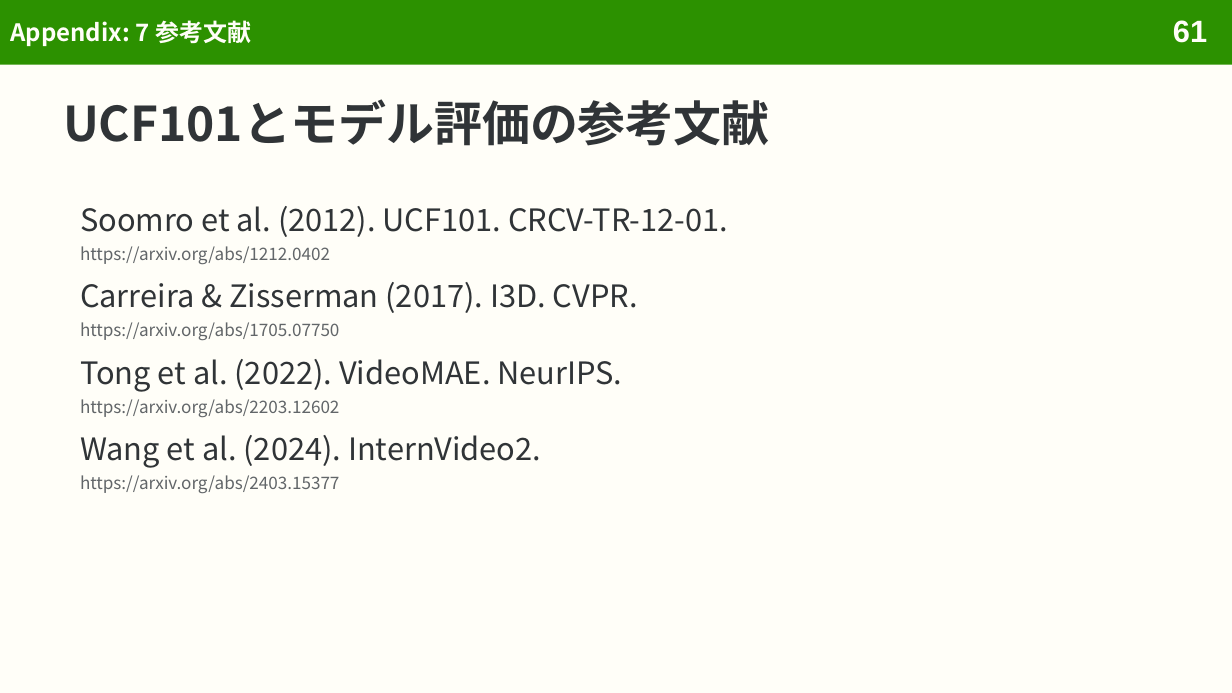
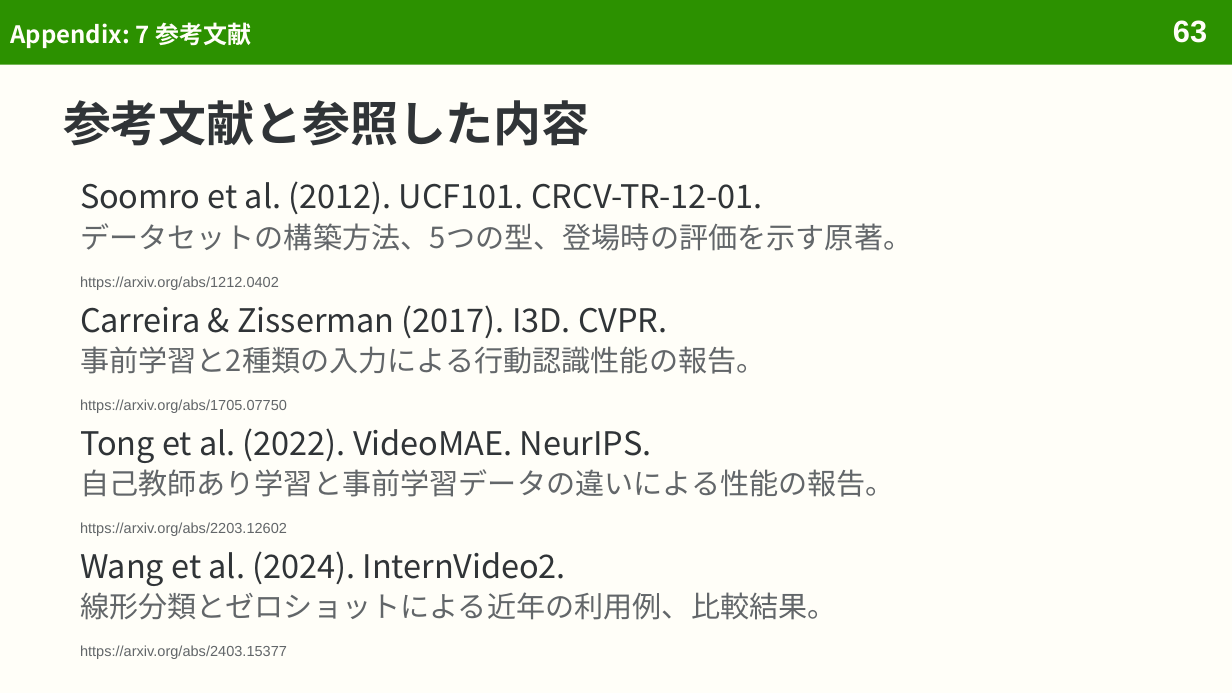
Before and after one commit to sasakiy84/datasets-in-10-minutes, a slide deck: slide 63 of slides/datasets-in-10-minutes-ucf101.pptx (slide 61 before the commit). Drawn at 1232x693 pixels with LibreOffice and Linux fonts; fonts in the diff are those of the drawing. Boxes give left, top, right and bottom in pixels: in the first picture for what was removed or moved away, otherwise in the second. Text is boxed around its words. In the diff, an @@ line names an element or a change of style, - is before the commit and + after.

```diff
--- a/slides/datasets-in-10-minutes-ucf101.pptx
+++ b/slides/datasets-in-10-minutes-ucf101.pptx
@@ title "Appendix: 7 参考文献" at box(10, 22, 251, 48): line spacing 1 to 1.1 @@
@@ page number at box(1173, 20, 1207, 43): text changed @@
-61
+63
@@ title at box(63, 100, 589, 146): text changed @@
-UCF101とモデル評価の参考文献
+参考文献と参照した内容
@@ text "Soomro et al. (2012). UCF101. ...": place and size @@
-text "Soomro et al. (2012). UCF101. ..." at box(80, 206, 728, 237)
+text "Soomro et al. (2012). UCF101. ..." at box(80, 181, 763, 214)
@@ text "Soomro et al. (2012). UCF101. ..." at box(80, 181, 763, 214): size 18 to 19 pt; more space between paragraphs @@
@@ text added at box(80, 223, 912, 251), 17 pt, text #626669 @@
+データセットの構築方法、5つの型、登場時の評価を示す原著。
@@ text "Carreira & Zisserman (2017). I3D. ..." at box(80, 305, 667, 338): size 18 to 19 pt; more space between paragraphs @@
@@ text "Carreira & Zisserman (2017). I3D. ...": place and size @@
-text "Carreira & Zisserman (2017). I3D. ..." at box(80, 282, 638, 313)
+text "Carreira & Zisserman (2017). I3D. ..." at box(80, 305, 667, 338)
@@ text "https://arxiv.org/abs/1212.0402": place and size @@
-text "https://arxiv.org/abs/1212.0402" at box(80, 246, 330, 264)
+text "https://arxiv.org/abs/1212.0402" at box(80, 276, 279, 290)
@@ text "https://arxiv.org/abs/1212.0402" at box(80, 276, 279, 290): size 10 to 8.5 pt, font Noto Sans CJK JP to Arial; less space between paragraphs @@
@@ text at box(80, 346, 766, 374): text changed; size 18 to 17 pt; text colour #303437 to #626669 @@
-Tong et al. (2022). VideoMAE. NeurIPS.
+事前学習と2種類の入力による行動認識性能の報告。
@@ text at box(80, 399, 287, 413): text changed; size 10 to 8.5 pt; font Noto Sans CJK JP to Arial @@
-https://arxiv.org/abs/2203.12602
+https://arxiv.org/abs/1705.07750
@@ text at box(80, 428, 652, 463): text changed; size 18 to 19 pt @@
-Wang et al. (2024). InternVideo2.
+Tong et al. (2022). VideoMAE. NeurIPS.
@@ text added at box(80, 469, 895, 497), 17 pt, text #626669 @@
+自己教師あり学習と事前学習データの違いによる性能の報告。
@@ text at box(80, 522, 287, 536): text changed; size 10 to 8.5 pt; font Noto Sans CJK JP to Arial @@
-https://arxiv.org/abs/1705.07750
+https://arxiv.org/abs/2203.12602
@@ text added at box(80, 551, 566, 586), 19 pt, text #303437 @@
+Wang et al. (2024). InternVideo2.
@@ text added at box(80, 592, 837, 620), 17 pt, text #626669 @@
+線形分類とゼロショットによる近年の利用例、比較結果。
@@ text "https://arxiv.org/abs/2403.15377" at box(80, 645, 287, 659): size 10 to 8.5 pt, font Noto Sans CJK JP to Arial; less space between paragraphs @@
@@ text "https://arxiv.org/abs/2403.15377": place and size @@
-text "https://arxiv.org/abs/2403.15377" at box(80, 475, 339, 493)
+text "https://arxiv.org/abs/2403.15377" at box(80, 645, 287, 659)
```
Also in this commit, not shown: 30 other slides changed, 3 slides added, 10 other files.
